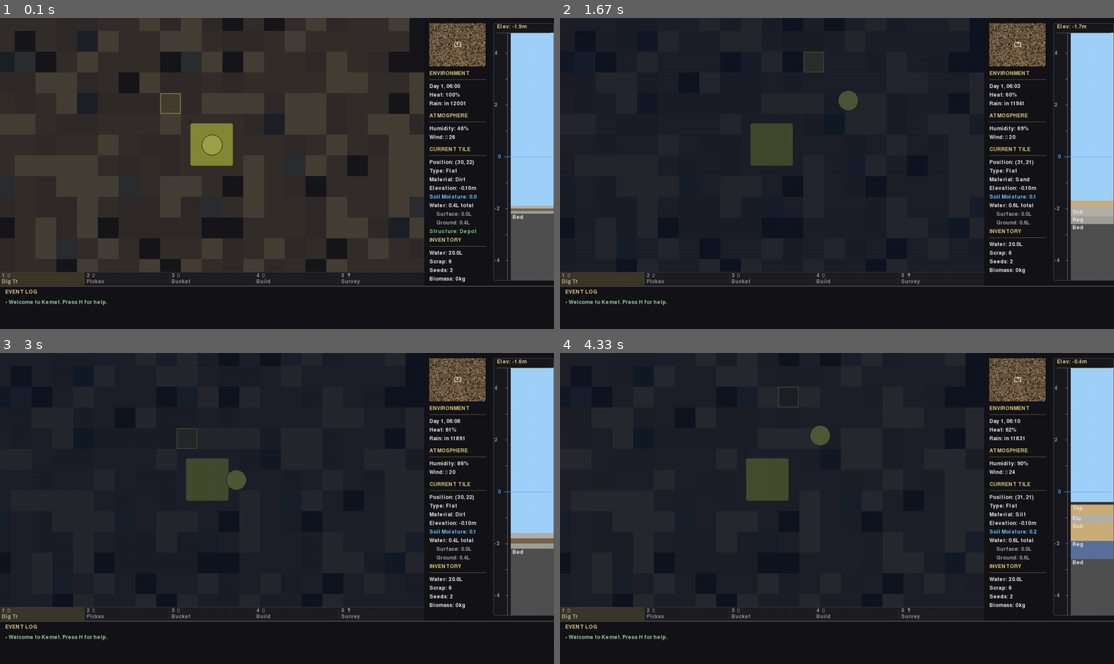
Above: before the commit, frames 1-4 (two rows, left to right).
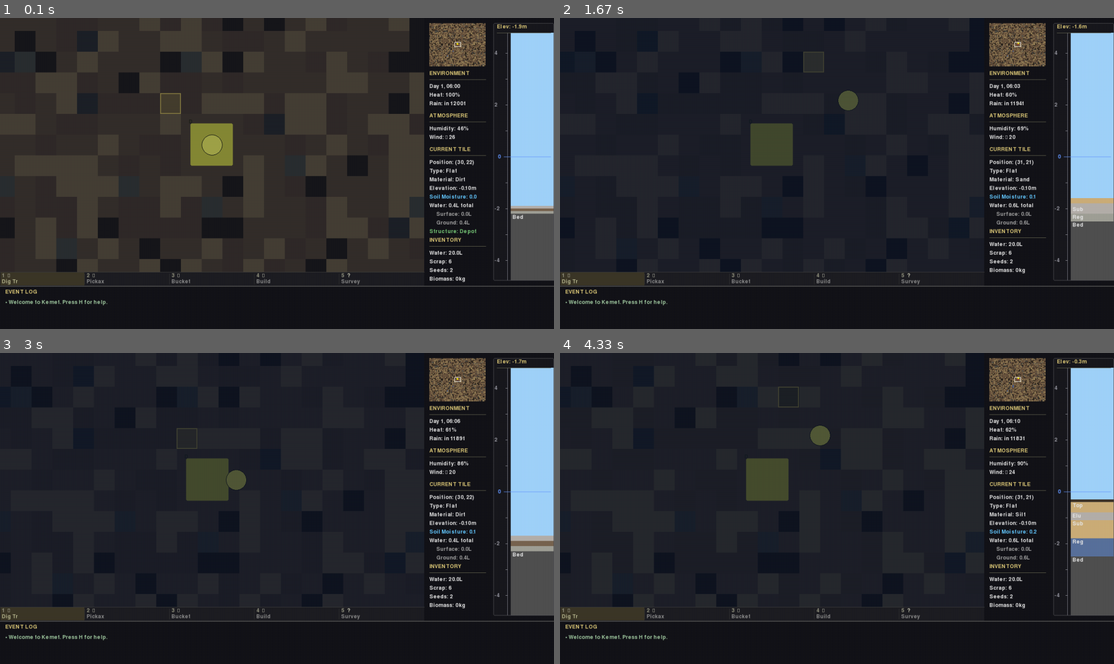
Above: after the commit, the same moments.

Repository: TimPasquini/Kemet
Game: pygame game, started from pygame_runner.py
The game is run twice, just before and just after one commit, with the same random seed, the same clock (stepped at 60 frames per second) and the same inputs.
Inputs:
- Up to frame 1 (0.1 s): no input
- Up to frame 2 (1.67 s): hold D 0.33-0.8 s; hold W 0.83-1.3 s; hold D from 1.33 s (still down)
- Up to frame 3 (3 s): release D at 1.8 s; hold A 1.83-2.37 s; hold S 2.4-2.87 s; hold A from 2.9 s (still down)
- Up to frame 4 (4.33 s): release A at 3.37 s; hold W 3.4-3.87 s; hold D from 3.9 s (still down)

The runs differ from the first frame. In frame 1, less than 0.1% of the frame differs, in the area x 79-82%, y 5-11%; in frame 2, 0.3%; in frame 3, 0.3%; in frame 4, 0.5%, in the area x 79-100%, y 1-68%.

Commit message:
feat: Harmonize elevation to single source of truth
Remove elevation_offset_grid and SubSquare.elevation_offset - legacy artifacts from tile/subsquare dual system.

**Single Elevation Source:**
- elevation_grid[sx, sy] = bedrock_base[sx, sy] + sum(terrain_layers[:, sx, sy])
- All terrain variation represented in terrain_layers at 180×135 resolution
- No conversion artifacts between meters and depth units

**Changes:**
- Deleted elevation_offset_grid array from GameState and mapgen
- Removed SubSquare.elevation_offset field
- Updated all elevation calculations to use bedrock + layers only
- Removed micro-terrain erosion (now handled via terrain_layers)
- Updated rendering to use elevation_grid directly
- Simplified config documentation

**Impact:**
- Simpler codebase (53 fewer lines)
- Single source of truth for elevation
- Foundation ready for geometric trenching (Phase 2)

\ud83e\udd16 Generated with [Claude Code](https://claude.com/claude-code)

Co-Authored-By: Claude Sonnet 4.5 <noreply@anthropic.com>

Diff:
--- a/config.py
+++ b/config.py
@@ -34,15 +34,10 @@
 # - SEA_LEVEL (0) is the reference point
 # - Typical bedrock_base: -25 to -20 units (2.0-2.5m below sea level)
 #
-# SUBSQUARE MICRO-TERRAIN:
-# - SubSquare.elevation_offset is stored in METERS (not depth units)
-# - Convert to depth units: offset_units = int(elevation_offset * 10)
-# - Typical range: -0.05 to +0.05 meters (-0.5 to +0.5 depth units)
-#
-# ELEVATION HIERARCHY:
-# - Tile surface elevation = bedrock_base + sum(all layer depths)
-# - Subsquare elevation = tile surface + offset_units
-# - Water surface height = subsquare elevation + surface_water amount
+# ELEVATION CALCULATION (single source of truth):
+# - elevation_grid[sx, sy] = bedrock_base[sx, sy] + sum(terrain_layers[:, sx, sy])
+# - Water surface height = elevation + surface_water amount
+# - All terrain variation represented in terrain_layers at 180×135 resolution
 
 DEPTH_UNIT_MM = 100  # 1 depth unit = 100mm (10cm)
 SEA_LEVEL = 0        # Reference elevation
--- a/grid_helpers.py
+++ b/grid_helpers.py
@@ -18,7 +18,7 @@
 def get_grid_elevation(state: "GameState", sx: int, sy: int) -> int:
     """Get absolute elevation of a grid cell in depth units from arrays.
 
-    Elevation = bedrock_base + sum(all layer depths) + elevation_offset
+    Elevation = bedrock_base + sum(all layer depths)
     """
     # This is faster than np.sum on a slice for a single cell
     layers_total = (
@@ -26,7 +26,7 @@
         state.terrain_layers[2, sx, sy] + state.terrain_layers[3, sx, sy] +
         state.terrain_layers[4, sx, sy] + state.terrain_layers[5, sx, sy]
     )
-    return state.bedrock_base[sx, sy] + layers_total + state.elevation_offset_grid[sx, sy]
+    return state.bedrock_base[sx, sy] + layers_total
 
 
 def get_total_elevation(state: "GameState", sx: int, sy: int) -> float:
@@ -41,8 +41,7 @@
     """
     return units_to_meters(
         state.bedrock_base[sx, sy] +
-        np.sum(state.terrain_layers[:, sx, sy]) +
-        state.elevation_offset_grid[sx, sy]
+        np.sum(state.terrain_layers[:, sx, sy])
     )
 
 
--- a/main.py
+++ b/main.py
@@ -134,8 +134,6 @@
     subsurface_water_grid: np.ndarray | None = None
     # Shape: (GRID_WIDTH, GRID_HEIGHT), dtype=int32. Base elevation of bedrock.
     bedrock_base: np.ndarray | None = None
-    # Shape: (GRID_WIDTH, GRID_HEIGHT), dtype=int32. Micro-terrain offset in depth units.
-    elevation_offset_grid: np.ndarray | None = None
 
     # === Material Property Grids (for physics calculations) ===
     # Shape: (6, GRID_WIDTH, GRID_HEIGHT), dtype='U20'. Material name for each layer.
@@ -296,7 +294,6 @@
     terrain_materials = grids["terrain_materials"]
     subsurface_water_grid = grids["subsurface_water_grid"]
     bedrock_base = grids["bedrock_base"]
-    elevation_offset_grid = grids["elevation_offset_grid"]
     wellspring_grid = grids["wellspring_grid"]
     water_grid = grids["water_grid"]
     kind_grid = grids["kind_grid"]
@@ -336,11 +333,7 @@
             for sx in range(SUBGRID_SIZE):
                 row = []
                 for sy in range(SUBGRID_SIZE):
-                    gx = x * SUBGRID_SIZE + sx
-                    gy = y * SUBGRID_SIZE + sy
-                    offset_units = elevation_offset_grid[gx, gy]
-                    offset_m = units_to_meters(offset_units)
-                    row.append(SubSquare(elevation_offset=offset_m))
+                    row.append(SubSquare())
                 subgrid.append(row)
 
             # Get biome kind from grid
@@ -376,7 +369,6 @@
             kind_grid[gx, gy] = "flat"
             wellspring_grid[gx, gy] = 0
             bedrock_base[gx, gy] = depot_terrain.bedrock_base
-            elevation_offset_grid[gx, gy] = 0  # Set flat micro-terrain for depot
             for layer in SoilLayer:
                 terrain_layers[layer, gx, gy] = depot_terrain.get_layer_depth(layer)
                 terrain_materials[layer, gx, gy] = depot_terrain.get_layer_material(layer)
@@ -400,7 +392,7 @@
     trench_grid = np.zeros((width * SUBGRID_SIZE, height * SUBGRID_SIZE), dtype=np.uint8)
 
     # Initialize elevation_grid (calculated from other grids)
-    elevation_grid = bedrock_base + np.sum(terrain_layers, axis=0) + elevation_offset_grid
+    elevation_grid = bedrock_base + np.sum(terrain_layers, axis=0)
 
     # Create game state
     state = GameState(
@@ -417,7 +409,6 @@
         terrain_layers=terrain_layers,
         subsurface_water_grid=subsurface_water_grid,
         bedrock_base=bedrock_base,
-        elevation_offset_grid=elevation_offset_grid,
         terrain_materials=terrain_materials,
         permeability_vert_grid=permeability_vert_grid,
         permeability_horiz_grid=permeability_horiz_grid,
@@ -495,7 +486,7 @@
             state.invalidate_elevation_range()
             state.terrain_changed = True
             new_elev_units = state.bedrock_base[sx, sy] + np.sum(state.terrain_layers[:, sx, sy])
-            new_elev = units_to_meters(new_elev_units) + units_to_meters(state.elevation_offset_grid[sx, sy])
+            new_elev = units_to_meters(new_elev_units)
             state.messages.append(f"Lowered bedrock by 0.2m. Elev: {new_elev:.2f}m")
             subsquare.invalidate_appearance()
             state.dirty_subsquares.add(sub_pos)
@@ -523,7 +514,7 @@
 
     # Calculate new elevation (simplified - use grid bedrock_base + layers)
     new_elev_units = state.bedrock_base[sx, sy] + np.sum(state.terrain_layers[:, sx, sy])
-    new_elev = units_to_meters(new_elev_units) + units_to_meters(state.elevation_offset_grid[sx, sy])
+    new_elev = units_to_meters(new_elev_units)
     state.messages.append(f"Removed {units_to_meters(removed):.2f}m {material_name}. Elev: {new_elev:.2f}m")
 
 
@@ -565,7 +556,7 @@
 
     # Calculate new elevation (simplified - use grid bedrock_base + layers)
     new_elev_units = state.bedrock_base[sx, sy] + np.sum(state.terrain_layers[:, sx, sy])
-    new_elev = units_to_meters(new_elev_units) + units_to_meters(state.elevation_offset_grid[sx, sy])
+    new_elev = units_to_meters(new_elev_units)
     state.messages.append(f"Added {material_name} to surface (cost {cost} scrap). Elev: {new_elev:.2f}m")
 
 
--- a/mapgen.py
+++ b/mapgen.py
@@ -39,14 +39,12 @@
 # =============================================================================
 
 def _create_default_subgrid() -> List[List[SubSquare]]:
-    """Create a 3x3 subgrid with slight elevation variation."""
+    """Create a 3x3 subgrid."""
     subgrid = []
     for sx in range(SUBGRID_SIZE):
         row = []
         for sy in range(SUBGRID_SIZE):
-            # Quantize to 0.1m steps so physics engine (1 unit = 0.1m) sees the variation
-            offset = random.choice([-0.1, 0.0, 0.1])
-            row.append(SubSquare(elevation_offset=offset))
+            row.append(SubSquare())
         subgrid.append(row)
     return subgrid
 
@@ -86,10 +84,6 @@
     def get_subsquare(self, local_x: int, local_y: int) -> SubSquare:
         """Get a subsquare by local index (0-2, 0-2)."""
         return self.subgrid[local_x][local_y]
-
-    def get_subsquare_elevation(self, local_x: int, local_y: int) -> float:
-        """Get absolute elevation of a subsquare in meters."""
-        return self.elevation + self.subgrid[local_x][local_y].elevation_offset
 
 
 # =============================================================================
@@ -385,7 +379,6 @@
             - terrain_materials: (6, grid_w, grid_h) material names
             - subsurface_water_grid: (6, grid_w, grid_h) water in each layer
             - bedrock_base: (grid_w, grid_h) bedrock elevation baseline
-            - elevation_offset_grid: (grid_w, grid_h) fine elevation adjustments
             - wellspring_grid: (grid_w, grid_h) wellspring output per cell
             - water_grid: (grid_w, grid_h) surface water
             - kind_grid: (grid_w, grid_h) biome type (temporary, for tile compatibility)
@@ -397,7 +390,6 @@
     terrain_materials = np.zeros((len(SoilLayer), grid_width, grid_height), dtype='U20')
     subsurface_water_grid = np.zeros((len(SoilLayer), grid_width, grid_height), dtype=np.int32)
     bedrock_base = np.zeros((grid_width, grid_height), dtype=np.int32)
-    elevation_offset_grid = np.zeros((grid_width, grid_height), dtype=np.int32)
     wellspring_grid = np.zeros((grid_width, grid_height), dtype=np.int32)
     water_grid = np.zeros((grid_width, grid_height), dtype=np.int32)
     kind_grid = np.full((grid_width, grid_height), "flat", dtype='U20')
@@ -501,10 +493,6 @@
         terrain_materials[SoilLayer.ORGANICS, gx, gy] = "humus"
         terrain_materials[SoilLayer.BEDROCK, gx, gy] = "bedrock"
 
-        # Add fine elevation variation (sub-tile resolution)
-        offset = random.choice([-1, 0, 1])  # ±0.1m in units (1 unit = 0.1m)
-        elevation_offset_grid[gx, gy] = offset
-
         # Saturate regolith layer to create water table
         regolith_depth = terrain_layers[SoilLayer.REGOLITH, gx, gy]
         material_name = terrain_materials[SoilLayer.REGOLITH, gx, gy]
@@ -525,7 +513,7 @@
             center_gx = tx * 3 + 1
             center_gy = ty * 3 + 1
             if center_gx < grid_width and center_gy < grid_height:
-                elev = bedrock_base[center_gx, center_gy] + np.sum(terrain_layers[:, center_gx, center_gy]) + elevation_offset_grid[center_gx, center_gy]
+                elev = bedrock_base[center_gx, center_gy] + np.sum(terrain_layers[:, center_gx, center_gy])
                 elev_list.append((elev, center_gx, center_gy, tx, ty))
     elev_list.sort(key=lambda e: e[0])
 
@@ -569,7 +557,6 @@
         "terrain_materials": terrain_materials,
         "subsurface_water_grid": subsurface_water_grid,
         "bedrock_base": bedrock_base,
-        "elevation_offset_grid": elevation_offset_grid,
         "wellspring_grid": wellspring_grid,
         "water_grid": water_grid,
         "kind_grid": kind_grid,
--- a/render/colors.py
+++ b/render/colors.py
@@ -27,8 +27,8 @@
     import numpy as np
     from config import GRID_WIDTH, GRID_HEIGHT
 
-    # Calculate elevation for all cells: bedrock_base + sum(layers) + offset
-    elevations = state.bedrock_base + np.sum(state.terrain_layers, axis=0) + state.elevation_offset_grid
+    # Calculate elevation for all cells: bedrock_base + sum(layers)
+    elevations = state.bedrock_base + np.sum(state.terrain_layers, axis=0)
 
     min_elev = int(np.min(elevations))
     max_elev = int(np.max(elevations))
--- a/render/grid_helpers.py
+++ b/render/grid_helpers.py
@@ -15,12 +15,11 @@
 def get_grid_elevation(state: "GameState", sx: int, sy: int) -> int:
     """Get absolute elevation of a grid cell in depth units.
 
-    Elevation = bedrock_base + sum(all layer depths) + elevation_offset
+    Elevation = bedrock_base + sum(all layer depths)
     """
     bedrock = state.bedrock_base[sx, sy]
     layers_total = np.sum(state.terrain_layers[:, sx, sy])
-    offset = state.elevation_offset_grid[sx, sy]
-    return bedrock + layers_total + offset
+    return bedrock + layers_total
 
 
 def get_tile_elevation_range(state: "GameState", tile_x: int, tile_y: int) -> Tuple[int, int]:
--- a/render/hud.py
+++ b/render/hud.py
@@ -215,11 +215,9 @@
 
     # Get elevation components from grids
     bedrock = state.bedrock_base[sx, sy]
-    offset_units = state.elevation_offset_grid[sx, sy]
-    offset_m = units_to_meters(offset_units)
-
-    # Calculate surface elevation: bedrock + sum of layers + offset
-    surface_elev = bedrock + np.sum(state.terrain_layers[:, sx, sy]) + offset_units
+
+    # Calculate surface elevation: bedrock + sum of layers
+    surface_elev = bedrock + np.sum(state.terrain_layers[:, sx, sy])
 
     # Layout: gauge on left (40px), soil profile on right
     gauge_width = 40
@@ -270,11 +268,10 @@
             continue
 
         # Get layer range in absolute meters (relative to sea level)
-        # Layer positions need offset added since layer_bottoms are relative to bedrock
         bot_units = layer_bottoms[layer]
         top_units = bot_units + depth
-        top_m = units_to_meters(top_units + offset_units)
-        bot_m = units_to_meters(bot_units + offset_units)
+        top_m = units_to_meters(top_units)
+        bot_m = units_to_meters(bot_units)
 
         # For bedrock, extend visually to bottom of panel
         if layer == SoilLayer.BEDROCK:
--- a/render/map.py
+++ b/render/map.py
@@ -196,7 +196,9 @@
             tile = state.tiles[tile_x][tile_y]
             subsquare = tile.subgrid[local_x][local_y]
 
-            sub_elevation = tile.get_subsquare_elevation(local_x, local_y)
+            # Get elevation from grid (in depth units, convert to meters for compatibility)
+            from ground import units_to_meters
+            sub_elevation = units_to_meters(state.elevation_grid[sub_x, sub_y])
             water_amt = state.water_grid[sub_x, sub_y]
             color = color_for_subsquare(subsquare, sub_elevation, tile, elevation_range, water_amt)
 
--- a/simulation/erosion.py
+++ b/simulation/erosion.py
@@ -71,8 +71,7 @@
     """Get absolute elevation of a grid cell in depth units from arrays."""
     return (
         state.bedrock_base[sx, sy] +
-        np.sum(state.terrain_layers[:, sx, sy]) +
-        state.elevation_offset_grid[sx, sy]
+        np.sum(state.terrain_layers[:, sx, sy])
     )
 
 
@@ -237,25 +236,8 @@
 
 def apply_erosion(state: "GameState", sx: int, sy: int, amount: float) -> None:
     """Apply erosion to a grid cell's terrain (Arrays)."""
-    # 1. Micro-erosion: adjust elevation offset
-    # amount is roughly in depth units (0.1m).
-    # 0.01 factor in original code implies 1 unit erosion = 1cm drop?
-    # We will accumulate integer drops.
-
-    # Probabilistic rounding to handle small erosion amounts on integer grid
-    int_drop = int(amount)
-    remainder = amount - int_drop
-    if np.random.random() < remainder:
-        int_drop += 1
-
-    if int_drop > 0:
-        # Lower the micro-terrain offset
-        state.elevation_offset_grid[sx, sy] -= int_drop
-        state.terrain_changed = True
-        state.dirty_subsquares.add((sx, sy))
-
-    # 2. Material Removal: if erosion is significant, remove actual soil
-    if amount > 0.1:
+    # Material Removal: remove actual soil from terrain layers
+    if amount > 0:
         layer, _ = get_exposed_layer_and_material(state, sx, sy)
         if layer != SoilLayer.BEDROCK:
             depth_to_remove = max(1, int(amount))
--- a/simulation/surface.py
+++ b/simulation/surface.py
@@ -7,7 +7,7 @@
 Key concepts:
 - Each sub-square has its own surface_water amount
 - Flow is 8-directional (cardinal + diagonal)
-- Elevation = tile base elevation + sub-square elevation_offset
+- Elevation = bedrock_base + sum(terrain_layers)
 - Water flows from high to low, distributed proportionally
 """
 from __future__ import annotations
@@ -34,12 +34,12 @@
 
 
 def get_subsquare_elevation(tile: "Tile", local_x: int, local_y: int) -> int:
-    """Get absolute elevation of a sub-square in depth units."""
-    # Tile's terrain surface elevation (in depth units) + sub-square offset
-    base_elev = tile.terrain.get_surface_elevation()
-    # Convert offset from meters to depth units (1 unit = 0.1m = 100mm)
-    offset_units = int(tile.subgrid[local_x][local_y].elevation_offset * 10)
-    return base_elev + offset_units
+    """Get absolute elevation of a sub-square in depth units.
+
+    DEPRECATED: This function is legacy. Use elevation_grid[sx, sy] directly.
+    """
+    # Legacy function - returns tile's terrain surface elevation
+    return tile.terrain.get_surface_elevation()
 
 
 def get_subsquare_water_height(tile: "Tile", local_x: int, local_y: int) -> float:
@@ -54,11 +54,10 @@
     """Simulate surface water flow using vectorized NumPy operations."""
     # 1. Ensure Elevation Grid is up to date
     if state.terrain_changed:
-        # Vectorized rebuild: bedrock + all terrain layers + elevation offsets
+        # Vectorized rebuild: bedrock + all terrain layers
         state.elevation_grid = (
             state.bedrock_base +
-            np.sum(state.terrain_layers, axis=0) +
-            state.elevation_offset_grid
+            np.sum(state.terrain_layers, axis=0)
         )
         state.terrain_changed = False
 
--- a/subgrid.py
+++ b/subgrid.py
@@ -22,10 +22,7 @@
     """A single sub-square within a tile.
 
     Attributes:
-        elevation_offset: Height relative to tile base elevation (enables slopes within tile)
-        surface_water: Water pooled on this sub-square (in same units as tile water)
         structure_id: Reference to structure occupying this sub-square, if any
-        has_trench: Whether this sub-square has a trench dug (reduces evaporation)
         terrain_override: Optional independent terrain column for this sub-square.
             When None, the sub-square inherits terrain from its parent tile.
             When set, this sub-square has been modified independently.
@@ -34,7 +31,6 @@
     (exposed material, water state, organics). Call invalidate_appearance()
     when these factors change, or it will be recalculated at day end.
     """
-    elevation_offset: float = 0.0
     structure_id: Optional[int] = None
     terrain_override: Optional["TerrainColumn"] = None
     # Erosion system fields (sediment for immediate feedback)
